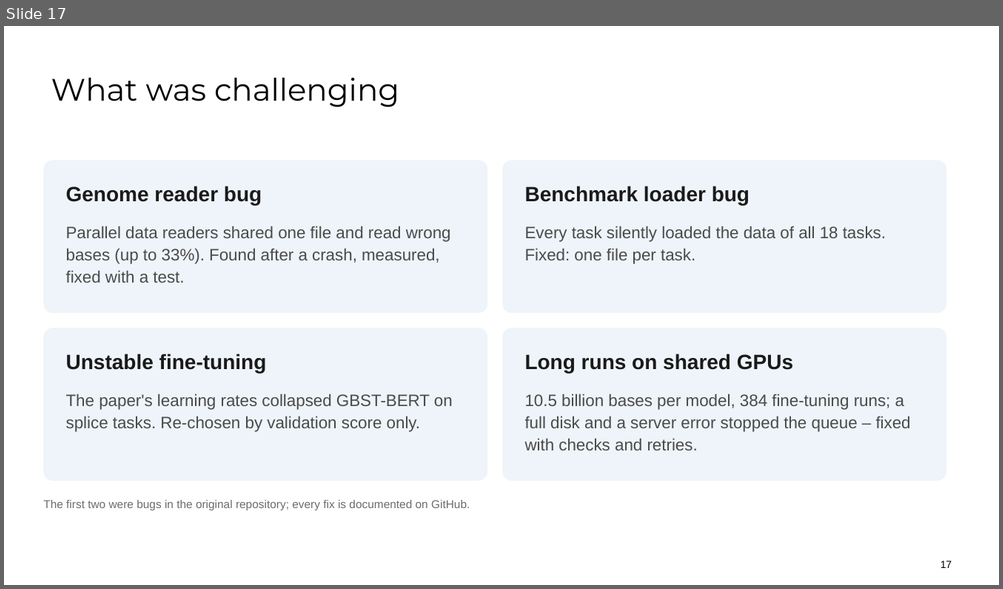
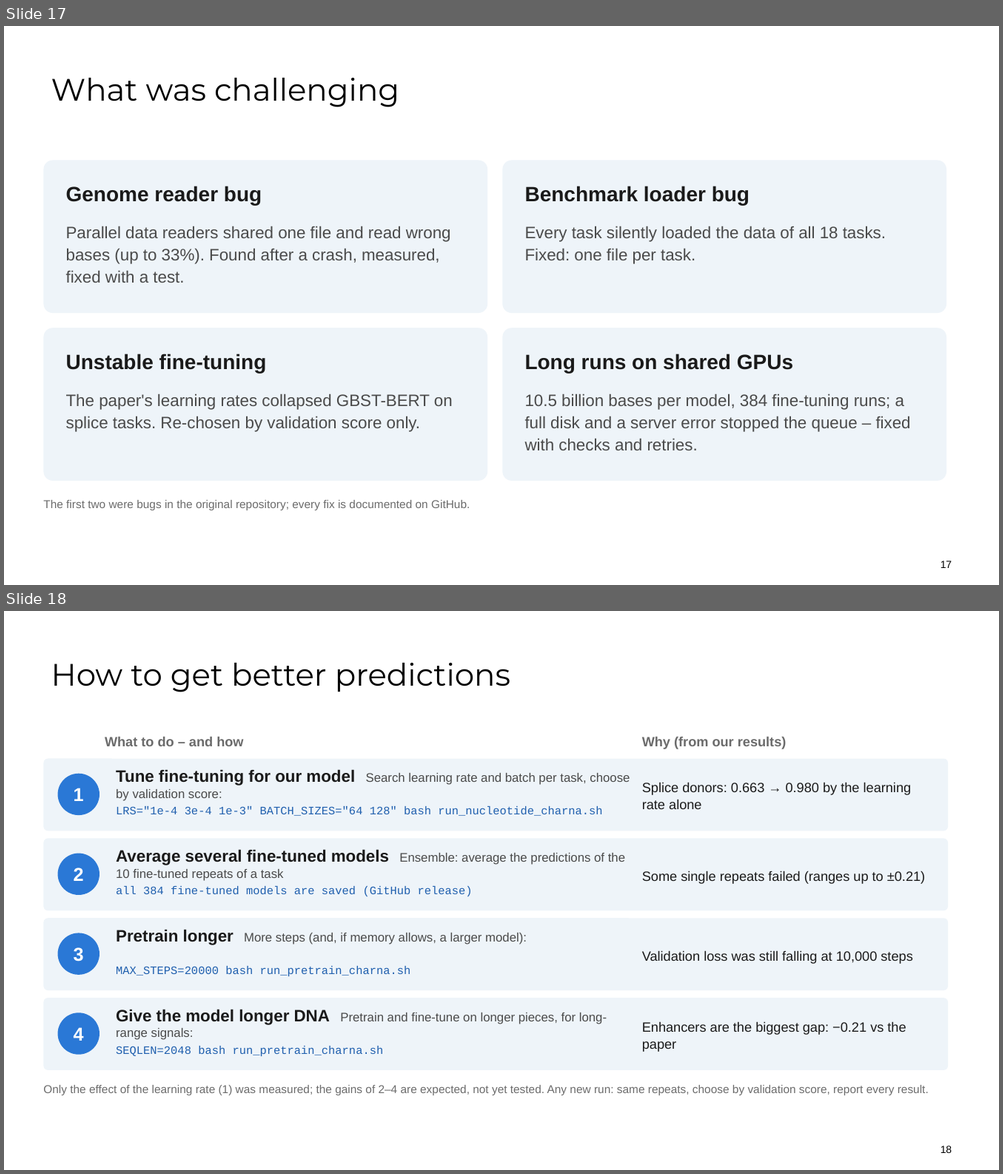
Before and after one commit to OMAR622-ai/dna-xlstm-charna, a slide deck: docs/presentation/GBST_BERT_DLfMI_presentation.pptx. Shown one above the other, each under a label of ours: slide 17 before the commit, slides 17 and 18 after it. The pictures are 1003x589 and 1003x1174 pixels, drawn with LibreOffice and Linux fonts; fonts in the diff are those of the drawing; background and template pictures are left out. Boxes give left, top, right and bottom in pixels: in the first picture for what was removed or moved away, otherwise in the second. Text is boxed around its words. In the diff, an @@ line names an element or a change of style, - is before the commit and + after.

Commit message:
Presentation: slide on how to get better predictions

```diff
--- a/docs/presentation/GBST_BERT_DLfMI_presentation.pptx
+++ b/docs/presentation/GBST_BERT_DLfMI_presentation.pptx
@@ slide 18 added at (x1=4, y1=611, x2=999, y2=1170), background #FFFFFF @@
@@ title added at (x1=51, y1=663, x2=510, y2=692), 30 pt, text #000000 @@
+How to get better predictions
@@ text added at (x1=105, y1=737, x2=243, y2=746), 13 pt, text #6B6B6B, bold @@
+What to do – and how
@@ text added at (x1=642, y1=737, x2=786, y2=749), 13 pt, text #6B6B6B, bold @@
+Why (from our results)
@@ rounded rectangle added at (x1=43, y1=759, x2=948, y2=831), fill #EEF4F9 @@
@@ ellipse added at (x1=58, y1=774, x2=99, y2=815), fill #2A78D6, 18 pt, text #FFFFFF, bold @@
+1
@@ text added at (x1=116, y1=769, x2=629, y2=801), 12 pt, text #4A4A4A @@
+Tune fine-tuning for our model Search learning rate and batch per task, choose by validation score:
@@ text added at (x1=642, y1=782, x2=911, y2=809), 13 pt, text #1A1A1A @@
+Splice donors: 0.663 → 0.980 by the learning rate alone
@@ text added at (x1=116, y1=806, x2=602, y2=816), 11 pt, text #1F5FAE @@
+LRS="1e-4 3e-4 1e-3" BATCH_SIZES="64 128" bash run_nucleotide_charna.sh
@@ rounded rectangle added at (x1=43, y1=839, x2=948, y2=911), fill #EEF4F9 @@
@@ ellipse added at (x1=58, y1=854, x2=99, y2=895), fill #2A78D6, 18 pt, text #FFFFFF, bold @@
+2
@@ text added at (x1=116, y1=849, x2=625, y2=881), 12 pt, text #4A4A4A @@
+Average several fine-tuned models Ensemble: average the predictions of the 10 fine-tuned repeats of a task
@@ text added at (x1=642, y1=871, x2=925, y2=884), 13 pt, text #1A1A1A @@
+Some single repeats failed (ranges up to ±0.21)
@@ text added at (x1=116, y1=886, x2=472, y2=897), 11 pt, text #1F5FAE @@
+all 384 fine-tuned models are saved (GitHub release)
@@ rounded rectangle added at (x1=43, y1=918, x2=948, y2=991), fill #EEF4F9 @@
@@ ellipse added at (x1=58, y1=934, x2=99, y2=975), fill #2A78D6, 18 pt, text #FFFFFF, bold @@
+3
@@ text added at (x1=116, y1=929, x2=526, y2=945), 12 pt, text #4A4A4A @@
+Pretrain longer More steps (and, if memory allows, a larger model):
@@ text added at (x1=642, y1=951, x2=912, y2=964), 13 pt, text #1A1A1A @@
+Validation loss was still falling at 10,000 steps
@@ text added at (x1=116, y1=966, x2=411, y2=977), 11 pt, text #1F5FAE @@
+MAX_STEPS=20000 bash run_pretrain_charna.sh
@@ rounded rectangle added at (x1=43, y1=998, x2=948, y2=1071), fill #EEF4F9 @@
@@ text added at (x1=116, y1=1009, x2=606, y2=1040), 12 pt, text #4A4A4A @@
+Give the model longer DNA Pretrain and fine-tune on longer pieces, for long-range signals:
@@ ellipse added at (x1=58, y1=1013, x2=99, y2=1055), fill #2A78D6, 18 pt, text #FFFFFF, bold @@
+4
@@ text added at (x1=642, y1=1022, x2=905, y2=1052), 13 pt, text #1A1A1A @@
+Enhancers are the biggest gap: −0.21 vs the paper
@@ text added at (x1=116, y1=1046, x2=384, y2=1056), 11 pt, text #1F5FAE @@
+SEQLEN=2048 bash run_pretrain_charna.sh
@@ text added at (x1=43, y1=1085, x2=928, y2=1096), 11 pt, text #6B6B6B @@
+Only the effect of the learning rate (1) was measured; the gains of 2–4 are expected, not yet tested. Any new run: same repeats, choose by validation score, report every result.
@@ page number added at (x1=940, y1=1146, x2=952, y2=1153), 10 pt, text #000000 @@
+18
```
Also in this commit, not shown: 1 other file.
